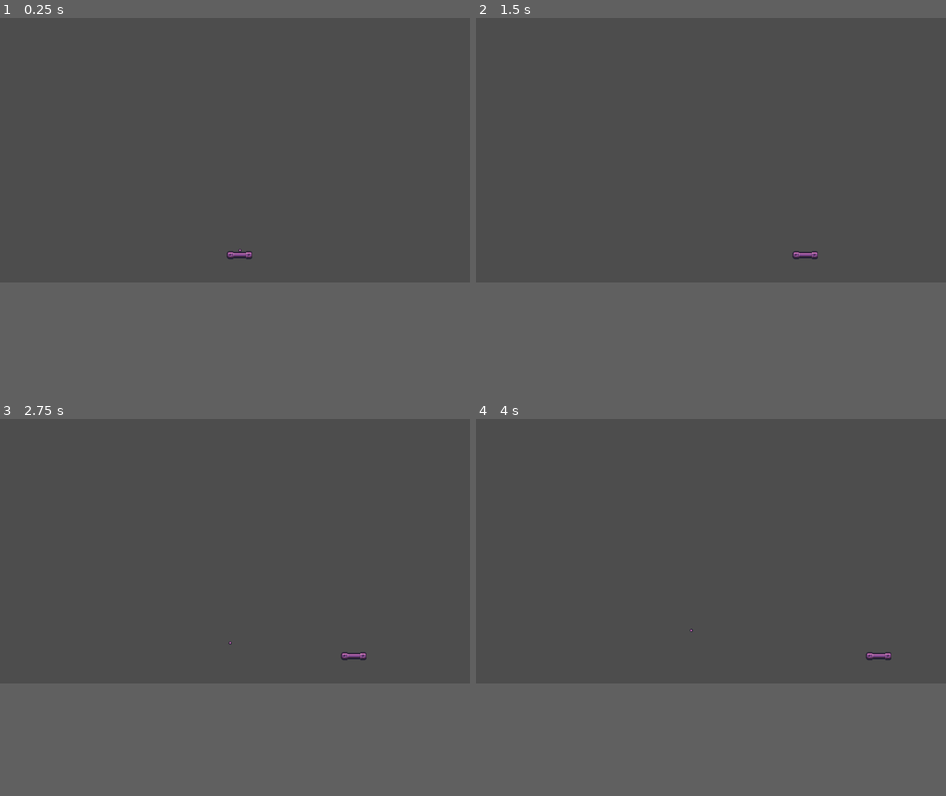
Above: before the commit, frames 1-4 (two rows, left to right).
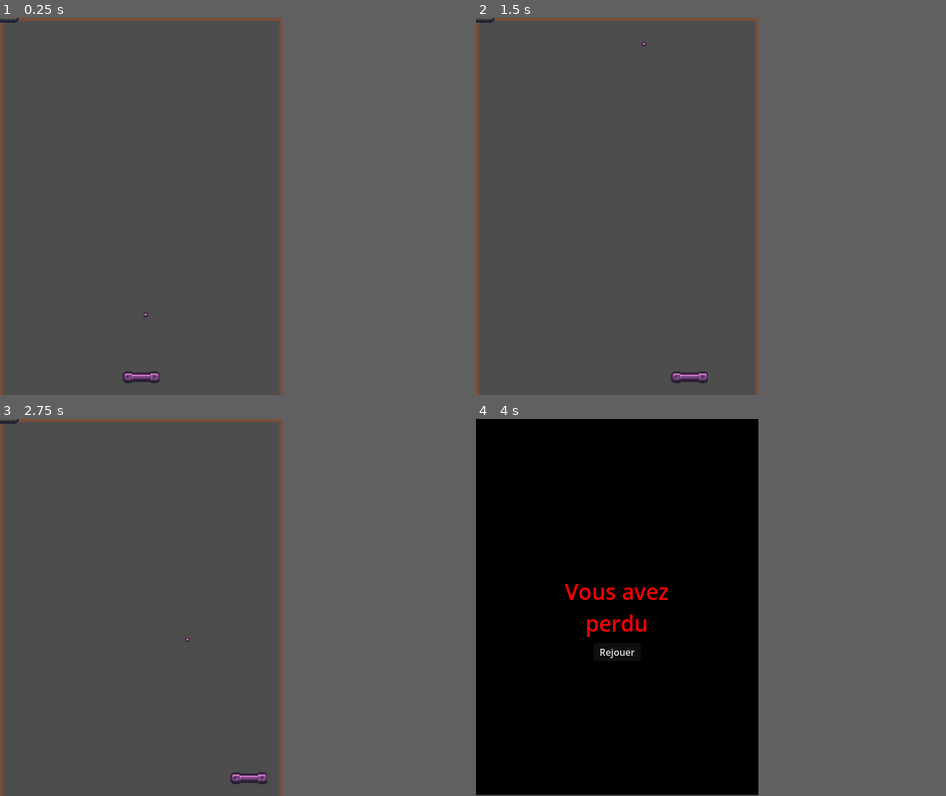
Above: after the commit, the same moments.

Repository: Bob-the-great-the-third/casse-brique
Game: Godot game, scene res://main.tscn
Same seed, same stepped clock (60 frames per second), same inputs: the game is played once before the commit and once after it.
Inputs:
- Up to frame 1 (0.25 s): no input
- Up to frame 2 (1.5 s): tap Enter at 0.5 s; hold Right (p1_right) 0.53-1.28 s; hold Left (p1_left) from 1.28 s (still down)
- Up to frame 3 (2.75 s): release Left (p1_left) at 2.03 s; hold Right (p1_right) from 2.03 s (still down)
- Up to frame 4 (4 s): release Right (p1_right) at 3.53 s; hold Left (p1_left) from 3.53 s (still down)
In our replay, the window is 799x449 before the commit and 480x640 after it. These sizes can differ from the game's own. Grey fills any space a smaller window leaves; there, only what the larger window draws over its background counts as a difference.

The runs differ from the first frame. In frame 1, 2.0% of the frame differs, in the area x 0-61%, y 0-100%; in frame 2, 2.0%; in frame 3, 2.0%; in frame 4, 42%, in the area x 0-89%, y 0-100%.

Commit message:
Still lacks bricks

Diff:
--- a/balle/balle.gd
+++ b/balle/balle.gd
@@ -1,19 +1,9 @@
-extends Node
-
-
-var vitesse_x= randi() % 100 -50;
-var vitesse_y= 200
+extends RigidBody2D
 
 # Called when the node enters the scene tree for the first time.
-func _ready() -> void:
-	pass # Replace with function body.
-
+func _ready():
+	linear_velocity = Vector2(randi() % 100 -50, 400)
 
 # Called every frame. 'delta' is the elapsed time since the previous frame.
 func _process(delta: float) -> void:
 	pass
-
-func _physics_process(delta: float) -> void:
-	var parent= get_parent();
-	parent.position.x += vitesse_x * delta;
-	parent.position.y+= vitesse_y * delta;
--- a/balle/balle.tscn
+++ b/balle/balle.tscn
@@ -4,19 +4,22 @@
 [ext_resource type="Script" uid="uid://dilmextbldk84" path="res://balle/balle.gd" id="2_jdfn4"]
 [ext_resource type="Shape2D" uid="uid://fjdihw2xp2k7" path="res://balle/balle.tres" id="3_jdfn4"]
 
+[sub_resource type="PhysicsMaterial" id="PhysicsMaterial_x8p52"]
+friction = 0.0
+bounce = 1.0
+
 [sub_resource type="AtlasTexture" id="AtlasTexture_x8p52"]
 atlas = ExtResource("1_50dfo")
 region = Rect2(75.17316, 135.9901, 8.138832, 8.390549)
 
-[node name="RigidBody2D" type="RigidBody2D" unique_id=1963650125]
+[node name="RigidBody2D" type="RigidBody2D" unique_id=1963650125 groups=["balle"]]
 position = Vector2(593, 604)
+physics_material_override = SubResource("PhysicsMaterial_x8p52")
 gravity_scale = 0.0
+script = ExtResource("2_jdfn4")
 
 [node name="Sprite2D" type="Sprite2D" parent="." unique_id=2091713681]
 texture = SubResource("AtlasTexture_x8p52")
 
-[node name="Node" type="Node" parent="." unique_id=1806399779]
-script = ExtResource("2_jdfn4")
-
 [node name="CollisionShape2D" type="CollisionShape2D" parent="." unique_id=1811110359]
 shape = ExtResource("3_jdfn4")
--- /dev/null
+++ b/brick/brick.tscn
@@ -0,0 +1,12 @@
+[gd_scene format=3 uid="uid://dp1yqb0k7uo6p"]
+
+[ext_resource type="Texture2D" uid="uid://2thwofxduu8" path="res://breakout_pieces.png" id="1_1bmya"]
+
+[sub_resource type="AtlasTexture" id="AtlasTexture_x8p52"]
+atlas = ExtResource("1_1bmya")
+region = Rect2(116, 112, 64, 16)
+
+[node name="brick" type="StaticBody2D" unique_id=2045129821]
+
+[node name="Sprite2D" type="Sprite2D" parent="." unique_id=1412354582]
+texture = SubResource("AtlasTexture_x8p52")
--- /dev/null
+++ b/button.gd
@@ -0,0 +1,15 @@
+extends Button
+
+
+# Called when the node enters the scene tree for the first time.
+func _ready() -> void:
+	pressed.connect(_button_pressed)
+	pass # Replace with function body.
+
+
+# Called every frame. 'delta' is the elapsed time since the previous frame.
+func _process(delta: float) -> void:
+	pass
+
+func _button_pressed():
+	get_tree().change_scene_to_file("res://main.tscn")
--- /dev/null
+++ b/fosse.gd
@@ -0,0 +1,14 @@
+extends Area2D
+
+
+# Called when the node enters the scene tree for the first time.
+func _ready() -> void:
+	body_entered.connect(_on_body_entered)
+
+# Called every frame. 'delta' is the elapsed time since the previous frame.
+func _process(delta: float) -> void:
+	pass
+
+func _on_body_entered(body: Node2D) -> void:
+	if body.is_in_group("balle"):
+		get_tree().change_scene_to_file("res://perdu.tscn")
--- a/main.tscn
+++ b/main.tscn
@@ -2,10 +2,35 @@
 
 [ext_resource type="PackedScene" uid="uid://dii28iifb3b6w" path="res://raquette/raquette.tscn" id="1_ig7tw"]
 [ext_resource type="PackedScene" uid="uid://cvg0qcecynpjf" path="res://balle/balle.tscn" id="2_0xm2m"]
+[ext_resource type="PackedScene" uid="uid://cwot1rhp0g035" path="res://murs/murs.tscn" id="3_h2yge"]
+[ext_resource type="Script" uid="uid://c8v84hobhwde8" path="res://fosse.gd" id="4_1bvp3"]
+[ext_resource type="Texture2D" uid="uid://2thwofxduu8" path="res://breakout_pieces.png" id="5_lquwl"]
+
+[sub_resource type="RectangleShape2D" id="RectangleShape2D_x8p52"]
+size = Vector2(480, 20)
+
+[sub_resource type="AtlasTexture" id="AtlasTexture_x8p52"]
+atlas = ExtResource("5_lquwl")
+region = Rect2(116, 112, 64, 16)
 
 [node name="Node2D" type="Node2D" unique_id=1596008472]
 
-[node name="Raquette" parent="." unique_id=8428115 instance=ExtResource("1_ig7tw")]
+[node name="raquette" parent="." unique_id=8428115 instance=ExtResource("1_ig7tw")]
+position = Vector2(240, 610)
 
 [node name="balle" parent="." unique_id=1963650125 instance=ExtResource("2_0xm2m")]
-position = Vector2(587, 561)
+position = Vector2(240, 600)
+
+[node name="murs" parent="." unique_id=1351542463 instance=ExtResource("3_h2yge")]
+
+[node name="fosse" type="Area2D" parent="." unique_id=1076644281]
+position = Vector2(240, 650)
+script = ExtResource("4_1bvp3")
+
+[node name="CollisionShape2D" type="CollisionShape2D" parent="fosse" unique_id=590399355]
+shape = SubResource("RectangleShape2D_x8p52")
+
+[node name="brick" type="StaticBody2D" parent="." unique_id=948338691]
+
+[node name="Sprite2D" type="Sprite2D" parent="brick" unique_id=1105752985]
+texture = SubResource("AtlasTexture_x8p52")
--- /dev/null
+++ b/murs/murs.tscn
@@ -0,0 +1,44 @@
+[gd_scene format=3 uid="uid://cwot1rhp0g035"]
+
+[sub_resource type="PhysicsMaterial" id="PhysicsMaterial_x8p52"]
+friction = 0.0
+bounce = 1.0
+
+[sub_resource type="RectangleShape2D" id="RectangleShape2D_x8p52"]
+size = Vector2(10, 640)
+
+[sub_resource type="RectangleShape2D" id="RectangleShape2D_0xm2m"]
+size = Vector2(480, 10)
+
+[node name="StaticBody2D" type="StaticBody2D" unique_id=1351542463]
+physics_material_override = SubResource("PhysicsMaterial_x8p52")
+
+[node name="Gauche" type="CollisionShape2D" parent="." unique_id=88520492]
+position = Vector2(0, 320)
+shape = SubResource("RectangleShape2D_x8p52")
+
+[node name="ColorRect" type="ColorRect" parent="Gauche" unique_id=1353464085]
+offset_top = -320.0
+offset_right = 5.0
+offset_bottom = 320.0
+color = Color(0.46905303, 0.31061155, 0.22433344, 1)
+
+[node name="Droite" type="CollisionShape2D" parent="." unique_id=1063410650]
+position = Vector2(480, 320)
+shape = SubResource("RectangleShape2D_x8p52")
+
+[node name="ColorRect" type="ColorRect" parent="Droite" unique_id=689477544]
+offset_left = -5.0
+offset_top = -320.0
+offset_bottom = 320.0
+color = Color(0.46905303, 0.31061155, 0.22433344, 1)
+
+[node name="Haut" type="CollisionShape2D" parent="." unique_id=396837669]
+position = Vector2(240, 0)
+shape = SubResource("RectangleShape2D_0xm2m")
+
+[node name="ColorRect" type="ColorRect" parent="Haut" unique_id=2043097332]
+offset_left = -240.0
+offset_right = 240.0
+offset_bottom = 5.0
+color = Color(0.46905303, 0.31061155, 0.22433344, 1)
--- /dev/null
+++ b/perdu.tscn
@@ -0,0 +1,31 @@
+[gd_scene format=3 uid="uid://trhr1xrje0s0"]
+
+[ext_resource type="Script" uid="uid://cksjhi0l3qua" path="res://button.gd" id="1_y1wl7"]
+
+[node name="Perdu" type="Node2D" unique_id=442312454]
+
+[node name="ColorRect" type="ColorRect" parent="." unique_id=403384091]
+offset_top = -2.0
+offset_right = 480.0
+offset_bottom = 638.0
+color = Color(0, 0, 0, 1)
+
+[node name="Node2D" type="Node2D" parent="." unique_id=1056022588]
+
+[node name="perdu" type="Label" parent="Node2D" unique_id=869006820]
+offset_right = 480.0
+offset_bottom = 640.0
+theme_override_colors/font_color = Color(1, 0, 0, 1)
+theme_override_font_sizes/font_size = 37
+text = "Vous avez
+perdu"
+horizontal_alignment = 1
+vertical_alignment = 1
+
+[node name="Button" type="Button" parent="Node2D" unique_id=2122263795]
+offset_left = 200.0
+offset_top = 380.0
+offset_right = 280.0
+offset_bottom = 410.0
+text = "Rejouer"
+script = ExtResource("1_y1wl7")
--- a/project.godot
+++ b/project.godot
@@ -19,6 +19,11 @@
 config/features=PackedStringArray("4.7", "Forward Plus")
 config/icon="res://icon.svg"
 
+[display]
+
+window/size/viewport_width=480
+window/size/viewport_height=640
+
 [input]
 
 p1_left={
--- a/raquette/control_joueur.gd
+++ b/raquette/control_joueur.gd
@@ -1,22 +1,25 @@
 extends Node
 
-@export var vitesse = 400;
+@export var vitesse = 400
+var collision_shape: CollisionShape2D
+var demi_largeur: float
+var wall_width = 5;
 
-# Called when the node enters the scene tree for the first time.
 func _ready() -> void:
-	pass # Replace with function body.
-
-
-# Called every frame. 'delta' is the elapsed time since the previous frame.
-func _process(delta: float) -> void:
-	pass
+	collision_shape = get_parent().get_node("CollisionShape2D")
+	demi_largeur = collision_shape.shape.size.x / 2
+	print("demi_largeur: ", demi_largeur)
 
 func _physics_process(delta: float) -> void:
-	var parent = get_parent();
-	var size = get_viewport().size;
-	print(parent)
+	var parent = get_parent()
+	var size = get_viewport().get_visible_rect().size
 
-	if Input.is_action_pressed("p1_left") && parent.position.x > -size[0]/2:
-		parent.position.x -= vitesse * delta;
-	if Input.is_action_pressed("p1_right") && parent.position.x < size[0]/2:
-		parent.position.x += vitesse * delta;
+	var deplacement = 0.0
+	if Input.is_action_pressed("p1_left"):
+		deplacement -= vitesse * delta
+	if Input.is_action_pressed("p1_right"):
+		deplacement += vitesse * delta
+
+	parent.position.x += deplacement
+	parent.position.x = clamp(parent.position.x, demi_largeur + wall_width, size.x - demi_largeur - wall_width)
+	print("pos: ", parent.position.x, " size: ", size.x, " min: ", demi_largeur, " max: ", size.x - demi_largeur)
--- a/raquette/raquette.tscn
+++ b/raquette/raquette.tscn
@@ -5,14 +5,13 @@
 [ext_resource type="Shape2D" uid="uid://dj850lr1x2adk" path="res://raquette/raquette.tres" id="3_rdu13"]
 
 [node name="Raquette" type="CharacterBody2D" unique_id=8428115]
+position = Vector2(234, 591)
 
 [node name="Sprite2D" type="Sprite2D" parent="." unique_id=1745742275]
-position = Vector2(587, 581)
 texture = ExtResource("1_w6mu3")
 
 [node name="ControlJoueur" type="Node" parent="." unique_id=950084838]
 script = ExtResource("2_8wwvb")
 
 [node name="CollisionShape2D" type="CollisionShape2D" parent="." unique_id=97500859]
-position = Vector2(587, 581)
 shape = ExtResource("3_rdu13")
Not shown, added: button.gd.uid
Not shown, added: fosse.gd.uid
